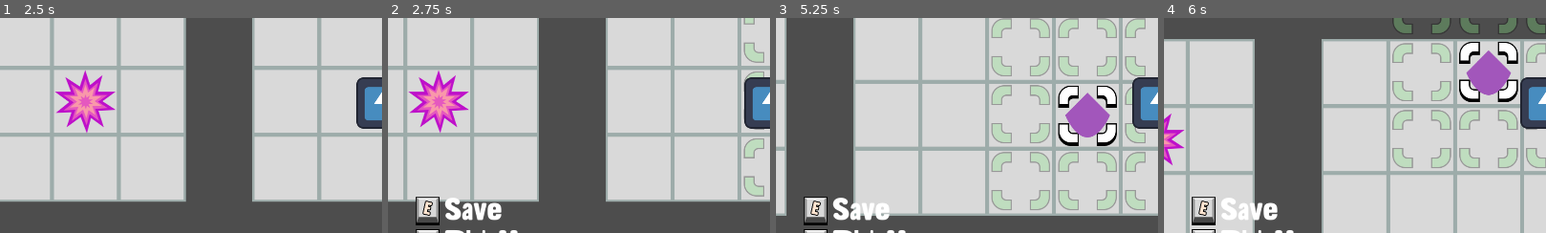
Above: before the commit, frames 1-4 (left to right).
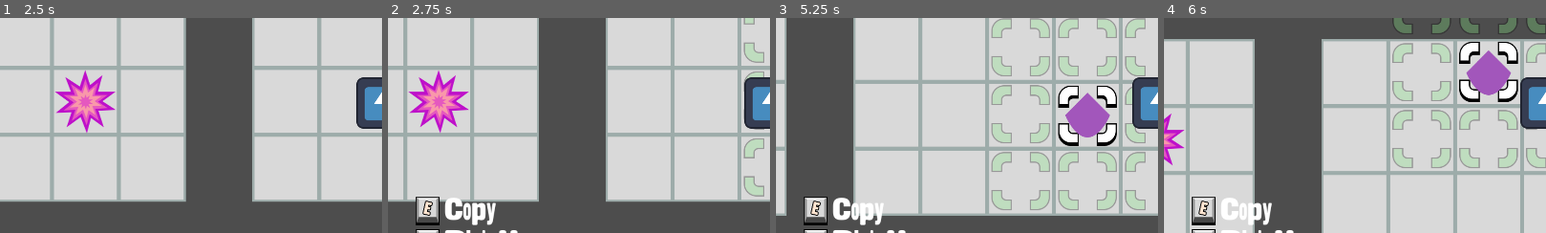
Above: after the commit, the same moments.

Repository: MRafliRasyiidin/kopycut
Game: Godot game, scene res://scenes/menu.tscn
Two runs of this game, one before a commit and one after it. Both use one fixed random seed, a clock stepped at 60 frames per second and the inputs below. The engine's default icon, where the game draws it, is replaced by a stand-in: a white triangle on a blue panel in a dark square.
Inputs (mouse positions are % of the whole screen's width and height, from its top left):
- Up to frame 1 (2.5 s): click "Play" at 0.5 s; click (84, 13) at 1.25 s; tap Enter at 2 s; hold D (move_right) from 2.03 s (still down); hold F (pick) from 2.03 s (still down); tap R (radius) at 2.3 s
- Up to frame 2 (2.75 s): keep holding D (move_right); keep holding F (pick)
- Up to frame 3 (5.25 s): release D (move_right) at 2.78 s; release F (pick) at 2.78 s; hold S (move_down) 2.78-3.53 s; tap R (radius) at 2.85 s; tap C (copy, bound only after the commit) at 3.05 s; hold D (move_right) 3.53-4.28 s; hold C (copy, bound only after the commit) 3.53-4.28 s; tap X (cut, bound only after the commit) at 3.8, 4.35 s; hold W (move_up) 4.28-5.03 s; tap V (paste, bound only after the commit) at 4.55 s; hold A (move_left) from 5.03 s (still down); hold V (paste, bound only after the commit) from 5.03 s (still down)
- Up to frame 4 (6 s): keep holding A (move_left); tap F (pick) at 5.3, 5.85 s; tap E (save_load, bound only before the commit) at 5.65 s; release V (paste, bound only after the commit) at 5.78 s
The pictures show only the part of the screen within x 0-50%, y 30-80%; the shares and areas given below are measured in that part.

Frame 1 is identical in both runs. In frame 2, 0.8% of the frame differs, in the area x 14-30%, y 84-97%; in frame 3, 0.6%; in frame 4, 0.6%.

Commit message:
feat: copy (C) and paste (V)

Diff:
--- a/misc/controls.tscn
+++ b/misc/controls.tscn
@@ -28,7 +28,7 @@
 layout_mode = 2
 theme_override_fonts/font = ExtResource("2_lgv3t")
 theme_override_font_sizes/font_size = 80
-text = "Save"
+text = "Copy"
 
 [node name="HBoxContainer2" type="HBoxContainer" parent="VBoxContainer"]
 layout_mode = 2
--- a/project.godot
+++ b/project.godot
@@ -48,11 +48,6 @@
 "events": [Object(InputEventKey,"resource_local_to_scene":false,"resource_name":"","device":-1,"window_id":0,"alt_press …(192 unchanged characters)…
 ]
 }
-save_load={
-"deadzone": 0.2,
-"events": [Object(InputEventKey,"resource_local_to_scene":false,"resource_name":"","device":-1,"window_id":0,"alt_pressed":false,"shift_pressed":false,"ctrl_pressed":false,"meta_pressed":false,"pressed":false,"keycode":0,"physical_keycode":69,"key_label":0,"unicode":101,"location":0,"echo":false,"script":null)
-]
-}
 pick={
 "deadzone": 0.2,
 "events": [Object(InputEventKey,"resource_local_to_scene":false,"resource_name":"","device":-1,"window_id":0,"alt_press …(192 unchanged characters)…
@@ -63,3 +58,18 @@
 "events": [Object(InputEventKey,"resource_local_to_scene":false,"resource_name":"","device":-1,"window_id":0,"alt_press …(192 unchanged characters)…
 ]
 }
+copy={
+"deadzone": 0.2,
+"events": [Object(InputEventKey,"resource_local_to_scene":false,"resource_name":"","device":-1,"window_id":0,"alt_pressed":false,"shift_pressed":false,"ctrl_pressed":false,"meta_pressed":false,"pressed":false,"keycode":0,"physical_keycode":67,"key_label":0,"unicode":99,"location":0,"echo":false,"script":null)
+]
+}
+cut={
+"deadzone": 0.2,
+"events": [Object(InputEventKey,"resource_local_to_scene":false,"resource_name":"","device":-1,"window_id":0,"alt_pressed":false,"shift_pressed":false,"ctrl_pressed":false,"meta_pressed":false,"pressed":false,"keycode":0,"physical_keycode":88,"key_label":0,"unicode":120,"location":0,"echo":false,"script":null)
+]
+}
+paste={
+"deadzone": 0.2,
+"events": [Object(InputEventKey,"resource_local_to_scene":false,"resource_name":"","device":-1,"window_id":0,"alt_pressed":false,"shift_pressed":false,"ctrl_pressed":false,"meta_pressed":false,"pressed":false,"keycode":0,"physical_keycode":86,"key_label":0,"unicode":118,"location":0,"echo":false,"script":null)
+]
+}
--- a/scripts/player.gd
+++ b/scripts/player.gd
@@ -130,8 +130,12 @@
 	# Picking
 	if event.is_action_pressed("pick"):
 		pickup()
-	if event.is_action_pressed("save_load"):
-		saveload()
+	if event.is_action_pressed("copy"):
+		copy()
+	#if event.is_action_pressed("cut"):
+		#cut()
+	if event.is_action_pressed("paste"):
+		paste()
 	if event.is_action_pressed("radius"):
 		change_radius()
 
@@ -216,7 +220,35 @@
 		for child in tooltip.get_children():
 				child.queue_free()
 
-func saveload():
+func copy():
+	var player_tile = map.local_to_map(global_position)
+	var coords: Vector2i = map.local_to_map(marker.global_position)
+	update_disk_radius(coords)
+
+	if layers["pickables"].get_cell_source_id(coords) == -1:
+		print("No Quanta Disk found!")
+		return
+
+	saved_disk.clear()
+	for layer: TileMapLayer in layers.values():
+		var data: Dictionary = {
+			"layer": layer,
+			"source_id": [],
+			"atlas": [],
+			"alt": [],
+			"pos": []
+		}
+		for cell in disk_radius:
+			data["source_id"].append(layer.get_cell_source_id(cell))
+			data["atlas"].append(layer.get_cell_atlas_coords(cell))
+			data["alt"].append(layer.get_cell_alternative_tile(cell))
+			data["pos"].append(cell - coords)
+		saved_disk.append(data)
+	saved = true
+	controls.label.text = "Paste"
+	print("Saved surroundings")
+
+func paste():
 	var player_tile = map.local_to_map(global_position)
 	var coords: Vector2i = map.local_to_map(marker.global_position)
 	update_disk_radius(coords)
@@ -236,7 +268,7 @@
 			for i in pos.size():
 				layer.set_cell(coords + pos[i], source[i], atlas[i], alt[i])
 
-		saved = true
+		saved = false
 		saved_disk.clear()
 		saved_layer = {
 			"layer": "",
@@ -253,27 +285,62 @@
 			global_position = map.map_to_local(safe_tile)
 			print("Moved player to: ", safe_tile)
 
-	else:  # Save
-		saved_disk.clear()
-		for layer: TileMapLayer in layers.values():
-			var data: Dictionary = {
-				"layer": layer,
-				"source_id": [],
-				"atlas": [],
-				"alt": [],
-				"pos": []
-			}
-			for cell in disk_radius:
-				data["source_id"].append(layer.get_cell_source_id(cell))
-				data["atlas"].append(layer.get_cell_atlas_coords(cell))
-				data["alt"].append(layer.get_cell_alternative_tile(cell))
-				data["pos"].append(cell - coords)
-			saved_disk.append(data)
-		saved = true
-		controls.label.text = "Load"
-		print("Saved surroundings")
-
-
+#func saveload():
+	#var player_tile = map.local_to_map(global_position)
+	#var coords: Vector2i = map.local_to_map(marker.global_position)
+	#update_disk_radius(coords)
+#
+	#if layers["pickables"].get_cell_source_id(coords) == -1:
+		#print("No Quanta Disk found!")
+		#return
+#
+	#if saved:  # Load
+		#for data: Dictionary in saved_disk:
+			#var layer: TileMapLayer = data["layer"]
+			#var source = data["source_id"]
+			#var atlas = data["atlas"]
+			#var alt = data["alt"]
+			#var pos = data["pos"]
+#
+			#for i in pos.size():
+				#layer.set_cell(coords + pos[i], source[i], atlas[i], alt[i])
+#
+		#saved = true
+		#saved_disk.clear()
+		#saved_layer = {
+			#"layer": "",
+			#"source_id": [],
+			#"atlas": [],
+			#"alt": [],
+			#"pos": []
+		#}
+		#print("Loaded surroundings")
+#
+		#if not is_tile_free(player_tile):
+			#print("Player stuck! Searching for free tile...")
+			#var safe_tile = find_nearest_free_tile(player_tile)
+			#global_position = map.map_to_local(safe_tile)
+			#print("Moved player to: ", safe_tile)
+#
+	#else:  # Save
+		#saved_disk.clear()
+		#for layer: TileMapLayer in layers.values():
+			#var data: Dictionary = {
+				#"layer": layer,
+				#"source_id": [],
+				#"atlas": [],
+				#"alt": [],
+				#"pos": []
+			#}
+			#for cell in disk_radius:
+				#data["source_id"].append(layer.get_cell_source_id(cell))
+				#data["atlas"].append(layer.get_cell_atlas_coords(cell))
+				#data["alt"].append(layer.get_cell_alternative_tile(cell))
+				#data["pos"].append(cell - coords)
+			#saved_disk.append(data)
+		#saved = true
+		#controls.label.text = "Load"
+		#print("Saved surroundings")
 
 func change_radius():
 	var coords := map.local_to_map(marker.global_position)
Not shown, changed: assets/Frame 10.png.import
Not shown, changed: assets/Frame 8.png.import
Not shown, changed: assets/Frame 9.png.import
Not shown, changed: assets/bayer16tile2.png.import
Not shown, changed: assets/expand.png.import
Not shown, changed: assets/item.png.import
Not shown, changed: assets/paper-8-32x.png.import
Not shown, changed: assets/portal.png.import
Not shown, changed: assets/quantadisk.png.import
Not shown, changed: assets/retry.png.import
Not shown, changed: assets/selected.png.import
Not shown, changed: assets/tile_placeholder.png.import
(and 5 more such lines)
